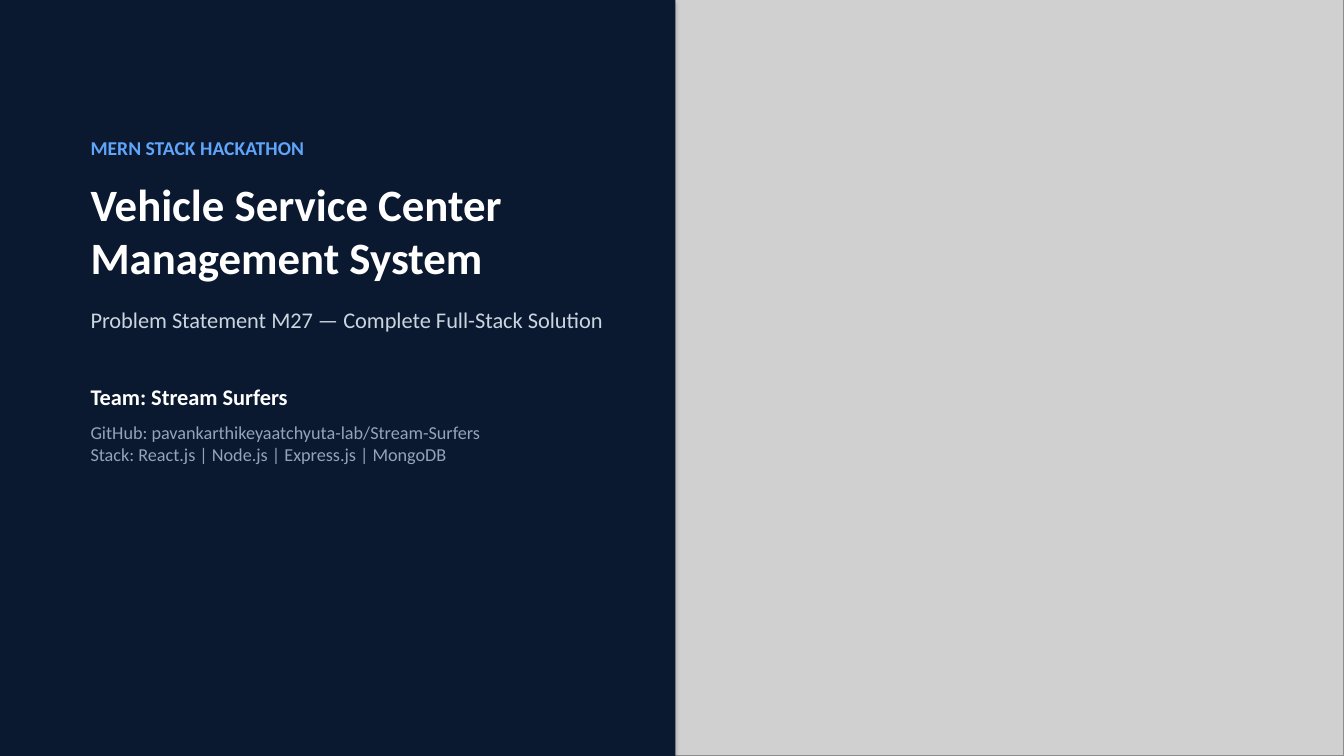
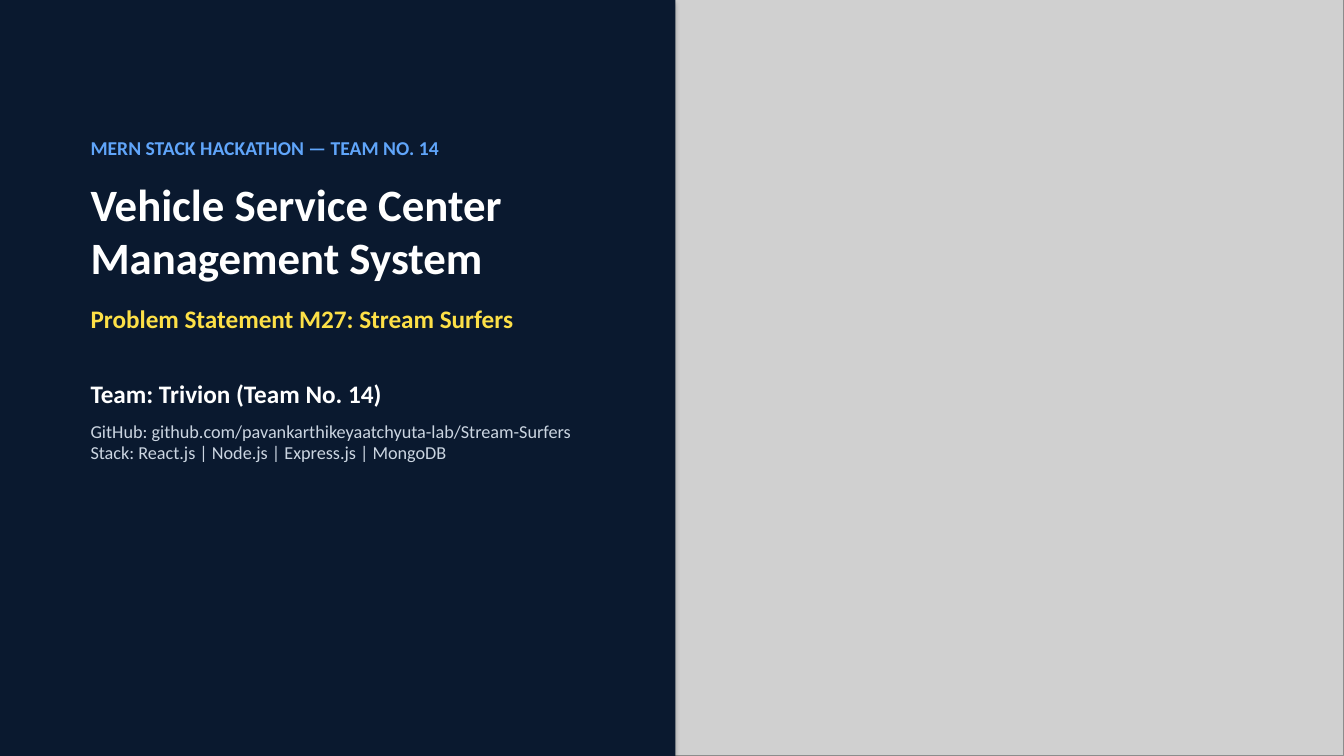
Before and after one commit to pavankarthikeyaatchyuta-lab/Stream-Surfers, a slide deck: slide 1 of Hackathon Trivion/Vehicle_Service_Center_M27_Presentation.pptx. Drawn at 1344x756 pixels with LibreOffice and Linux fonts; fonts in the diff are those of the drawing; grey boxes stand for pictures. Boxes give left, top, right and bottom in pixels: in the first picture for what was removed or moved away, otherwise in the second. Text is boxed around its words. In the diff, an @@ line names an element or a change of style, - is before the commit and + after.

Commit message:
Update official presentation and README with Team No. 14, Team Name Trivion, and PS Stream Surfers M27

```diff
--- a/Hackathon Trivion/Vehicle_Service_Center_M27_Presentation.pptx
+++ b/Hackathon Trivion/Vehicle_Service_Center_M27_Presentation.pptx
@@ text at [91,142,439,155]: text changed @@
-MERN STACK HACKATHON
+MERN STACK HACKATHON — TEAM NO. 14
@@ text at [91,310,571,462]: text changed; text colour #94A3B8 to #CBD5E1 @@
-Problem Statement M27 — Complete Full-Stack Solution
-Team: Stream Surfers
-GitHub: pavankarthikeyaatchyuta-lab/Stream-Surfers
-Stack: React.js | Node.js | Express.js | MongoDB
+Problem Statement M27: Stream Surfers
+Team: Trivion (Team No. 14)
+GitHub: github.com/pavankarthikeyaatchyuta-lab/Stream-Surfers
+Stack: React.js | Node.js | Express.js | MongoDB
```
Also in this commit, not shown: 1 other slide changed, 3 other files.
